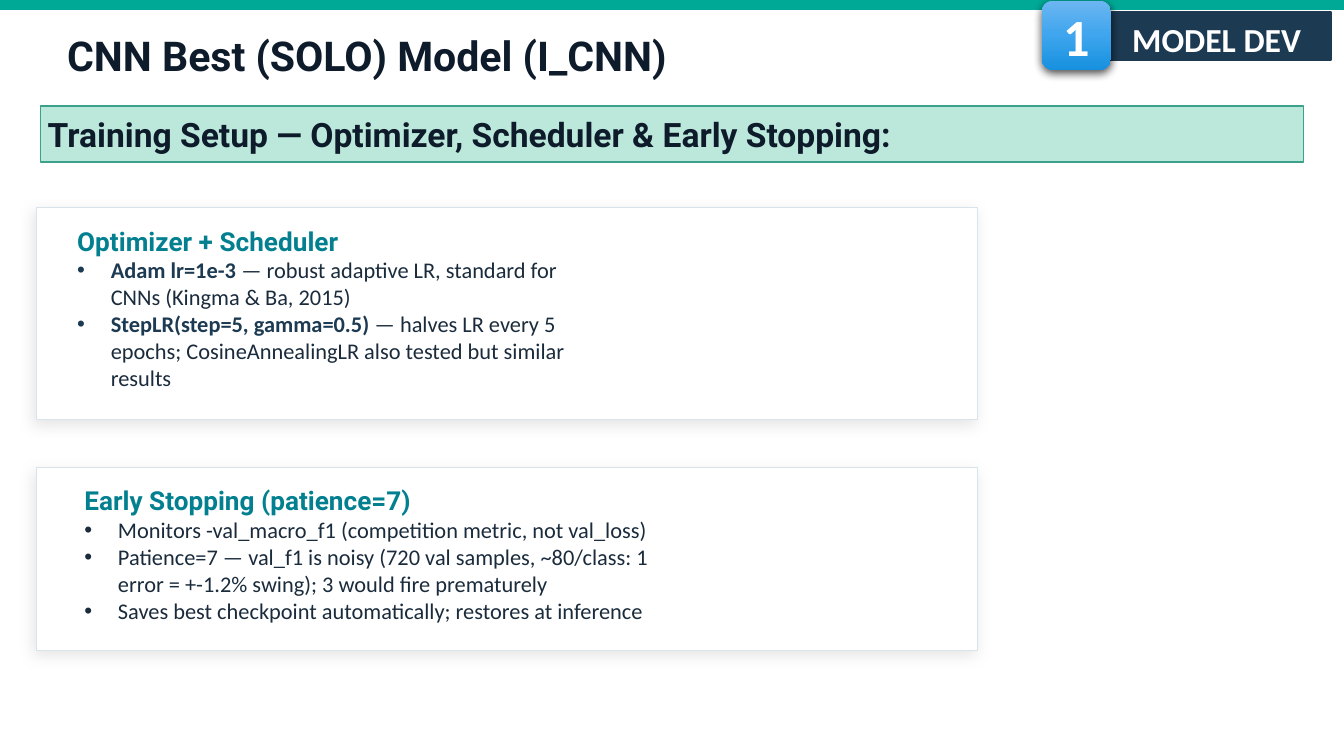
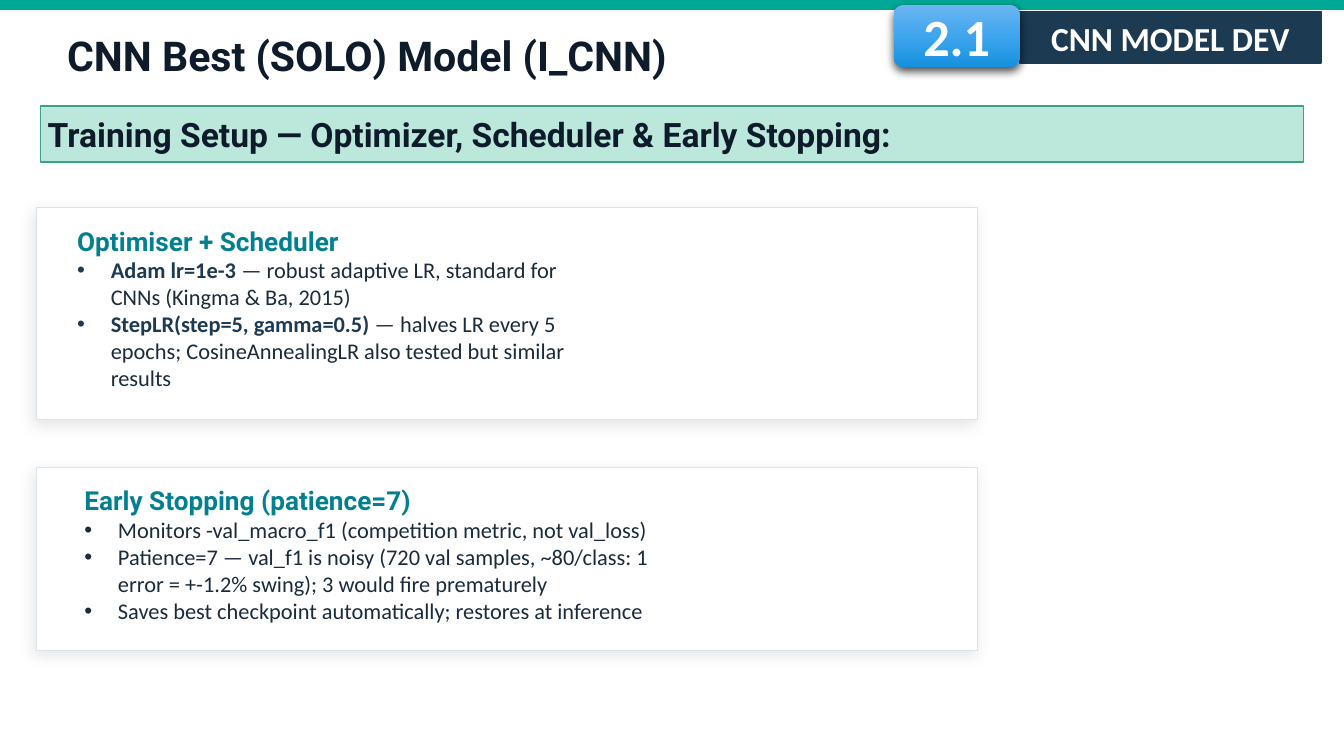
Before and after one commit to fmssilva/DL_Proj, a slide deck: slide 8 of assignment_1/task2/Task2_report.pptx. Drawn at 1344x756 pixels with LibreOffice and Linux fonts; fonts in the diff are those of the drawing; background and template pictures are left out. Boxes give left, top, right and bottom in pixels: in the first picture for what was removed or moved away, otherwise in the second. Text is boxed around its words. In the diff, an @@ line names an element or a change of style, - is before the commit and + after.

```diff
--- a/assignment_1/task2/Task2_report.pptx
+++ b/assignment_1/task2/Task2_report.pptx
@@ rounded rectangle "2.1": place and size @@
-rounded rectangle "2.1" at box(1042, 0, 1110, 69)
+rounded rectangle "2.1" at box(894, 5, 1020, 67)
@@ text in rounded rectangle at box(923, 21, 990, 69): text changed @@
-1
+2.1
@@ rectangle "CNN MODEL DEV": place and size @@
-rectangle "CNN MODEL DEV" at box(1102, 12, 1331, 60)
+rectangle "CNN MODEL DEV" at box(1020, 12, 1321, 63)
@@ text in rectangle at box(1051, 29, 1289, 52): text changed @@
-MODEL DEV
+CNN MODEL DEV
@@ text at box(77, 231, 339, 257): text changed @@
-Optimizer + Scheduler
+Optimiser + Scheduler
```
Also in this commit, not shown: 26 other slides changed, 1 other file.
